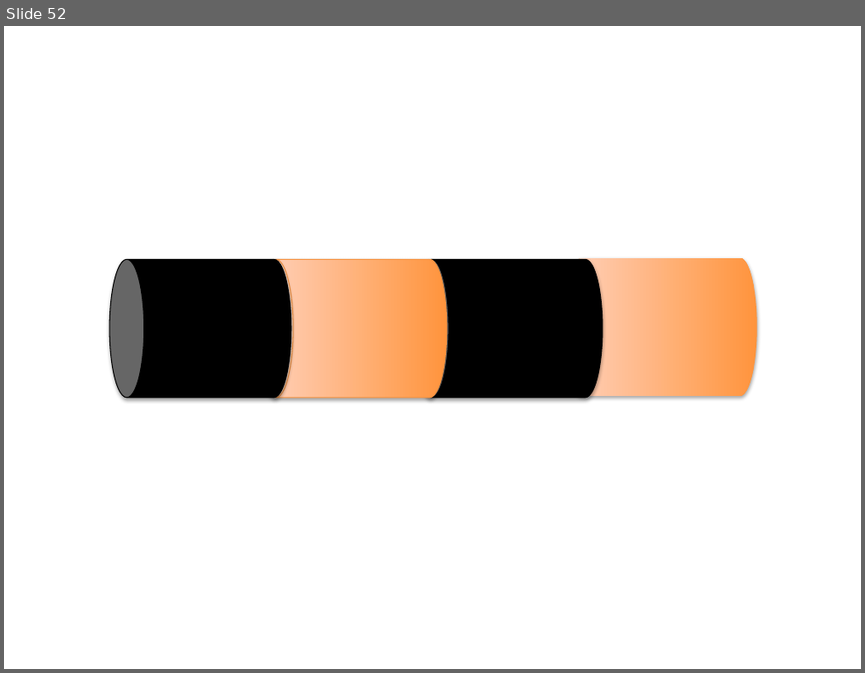
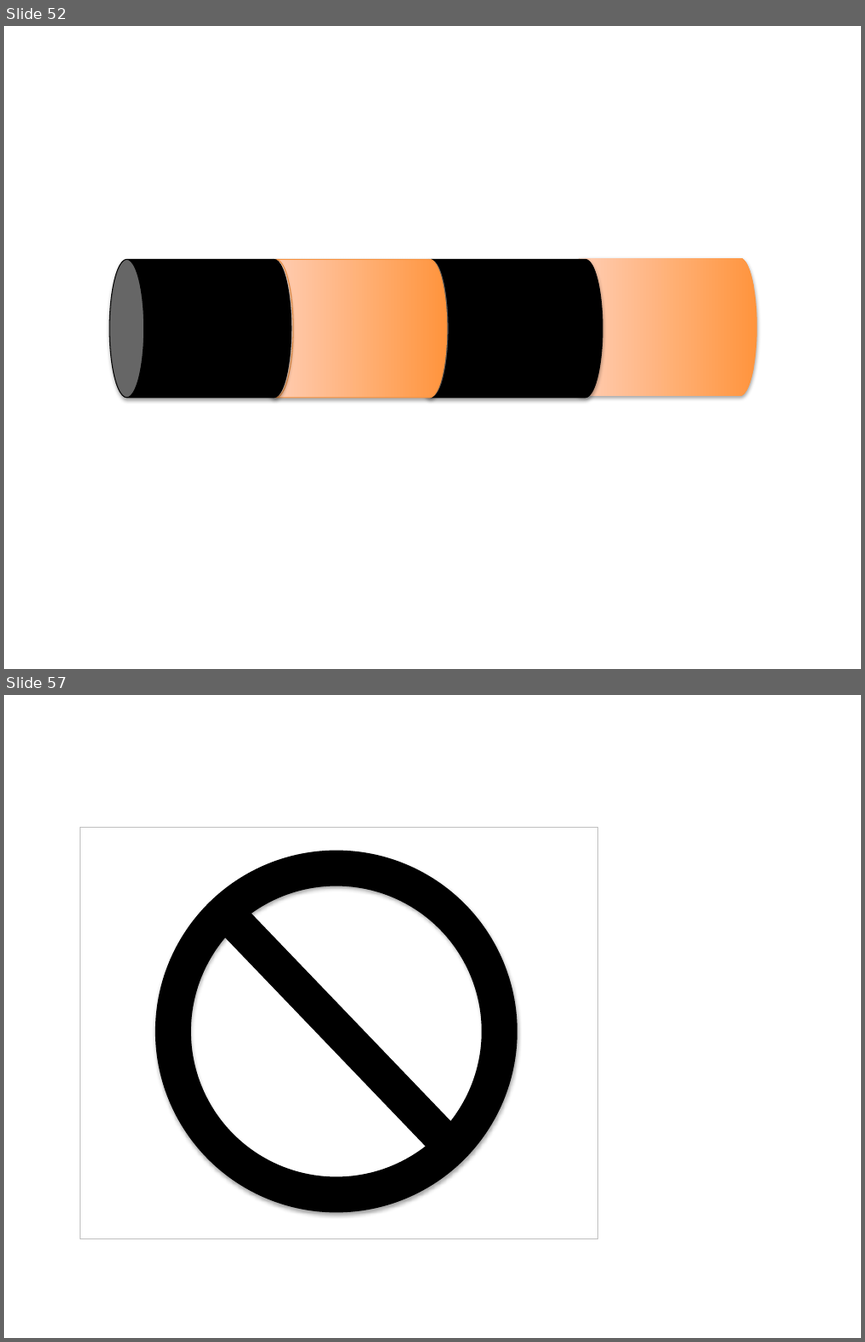
Before and after one commit to nasa/DERT, a slide deck: dert/doc/Icons.pptx. Shown one above the other, each under a label of ours: slide 52 before the commit, slides 52 and 57 after it; the slides between them are not shown. The pictures are 865x673 and 865x1342 pixels, drawn with LibreOffice and Linux fonts; fonts in the diff are those of the drawing. Boxes give left, top, right and bottom in pixels: in the first picture for what was removed or moved away, otherwise in the second. Text is boxed around its words. In the diff, an @@ line names an element or a change of style, - is before the commit and + after.

```diff
--- a/dert/doc/Icons.pptx
+++ b/dert/doc/Icons.pptx
@@ slide 57 added at box(4, 695, 861, 1338), background #FFFFFF @@
@@ rectangle added at box(80, 828, 598, 1239), fill #FFFFFF, outline #BFBFBF 0.75 pt @@
@@ ellipse added at box(173, 868, 500, 1195), outline #000000 30 pt @@
@@ line added from (234, 921) to (441, 1137), #000000 30 pt @@
```
Also in this commit, not shown: 4 other slides added.
